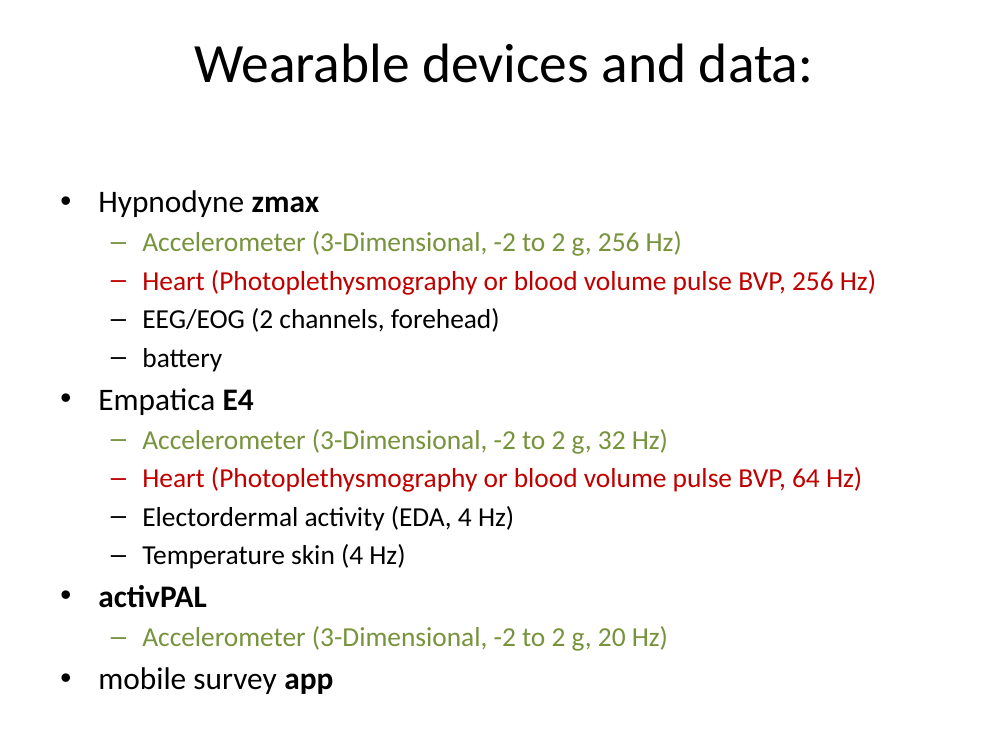
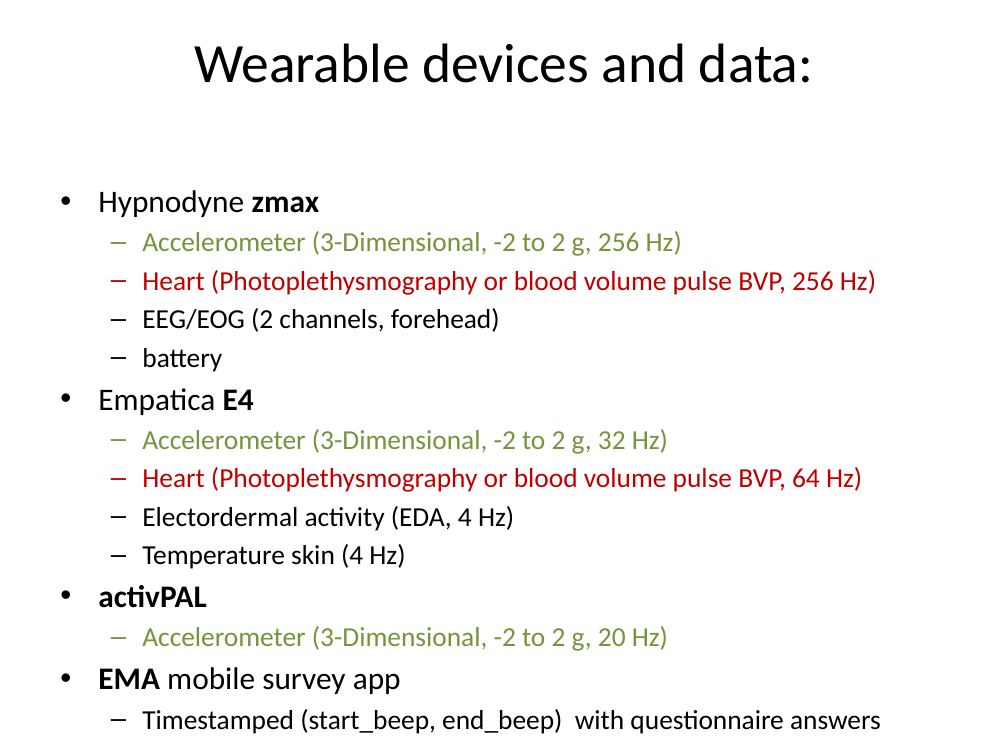
Before and after one commit to raytut/wearanize, a slide deck: slide 5 of snippets/HBS_wearanize.pptx. Drawn at 1008x756 pixels with LibreOffice and Linux fonts; fonts in the diff are those of the drawing. Boxes give left, top, right and bottom in pixels: in the first picture for what was removed or moved away, otherwise in the second. Text is boxed around its words. In the diff, an @@ line names an element or a change of style, - is before the commit and + after.

```diff
--- a/snippets/HBS_wearanize.pptx
+++ b/snippets/HBS_wearanize.pptx
@@ text at (x1=98, y1=667, x2=881, y2=734): text changed; size 22.4 to 19.6 pt @@
-• mobile survey app
+• EMA mobile survey app
+  – Timestamped (start_beep, end_beep) with questionnaire answers
```
Also in this commit, not shown: 6 other slides changed, 1 slide added.
